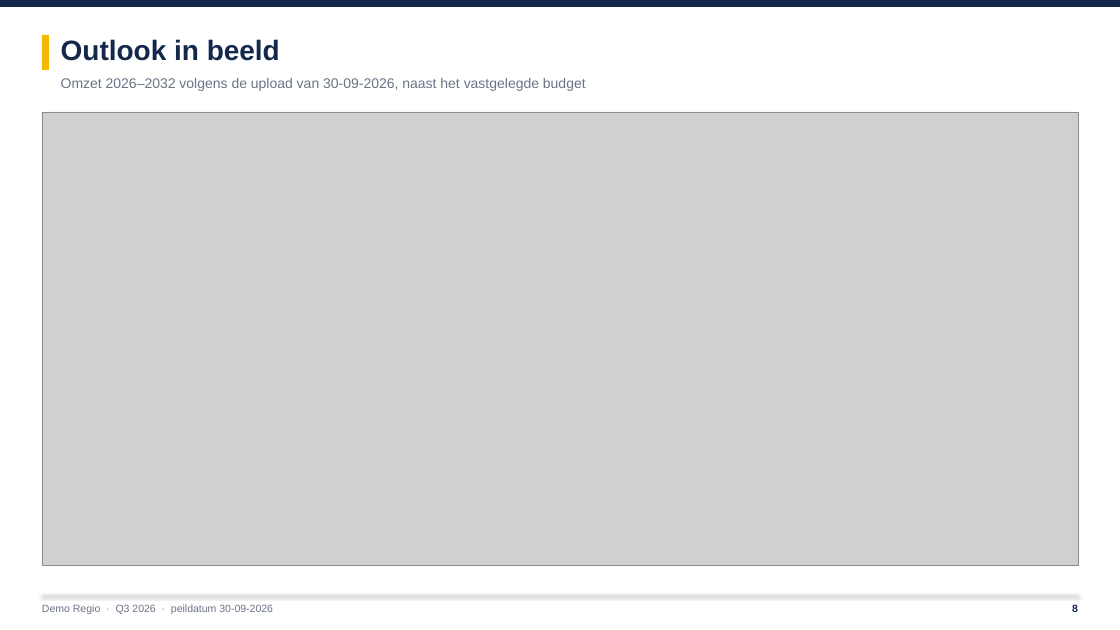
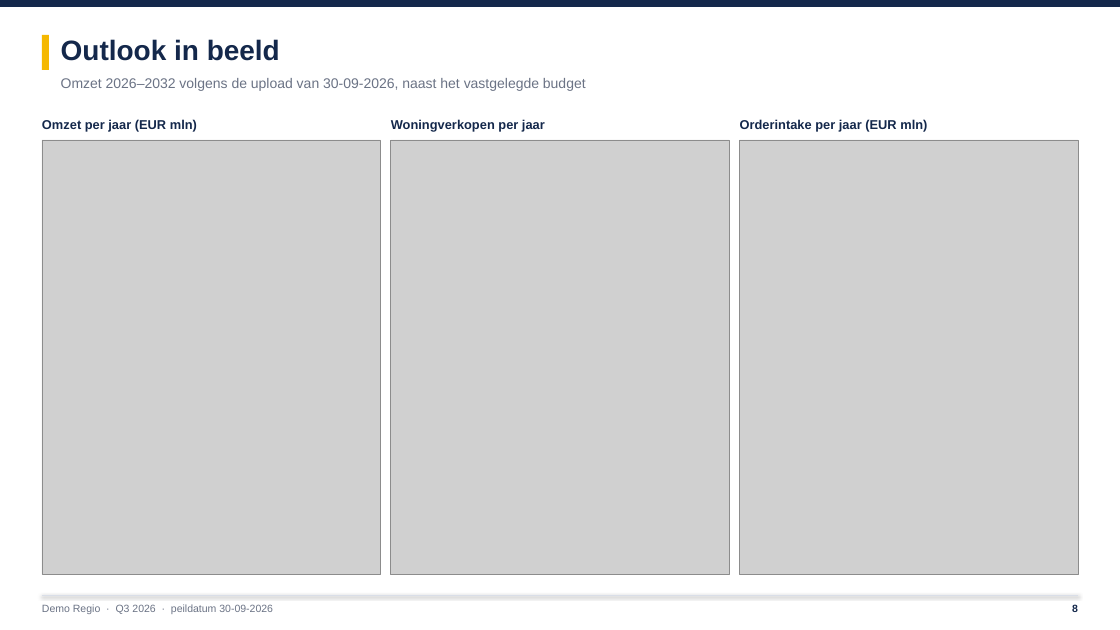
Before and after one commit to LuukLoohuis/Forecast-Builder, a slide deck: slide 8 of docs/Voorbeeld_PowerPoint.pptx. Drawn at 1120x630 pixels with LibreOffice and Linux fonts; fonts in the diff are those of the drawing; grey boxes stand for pictures. Boxes give left, top, right and bottom in pixels: in the first picture for what was removed or moved away, otherwise in the second. Text is boxed around its words. In the diff, an @@ line names an element or a change of style, - is before the commit and + after.

```diff
--- a/docs/Voorbeeld_PowerPoint.pptx
+++ b/docs/Voorbeeld_PowerPoint.pptx
@@ picture removed at <box>42,112,1078,565</box> @@
@@ text added at <box>42,119,197,132</box>, 11 pt, text #14284B, bold @@
+Omzet per jaar (EUR mln)
@@ text added at <box>391,119,545,132</box>, 11 pt, text #14284B, bold @@
+Woningverkopen per jaar
@@ text added at <box>740,119,927,132</box>, 11 pt, text #14284B, bold @@
+Orderintake per jaar (EUR mln)
@@ picture added at <box>42,140,381,575</box> @@
@@ picture added at <box>391,140,729,575</box> @@
@@ picture added at <box>740,140,1079,575</box> @@
```
Also in this commit, not shown: 10 other slides changed, 7 other files.
